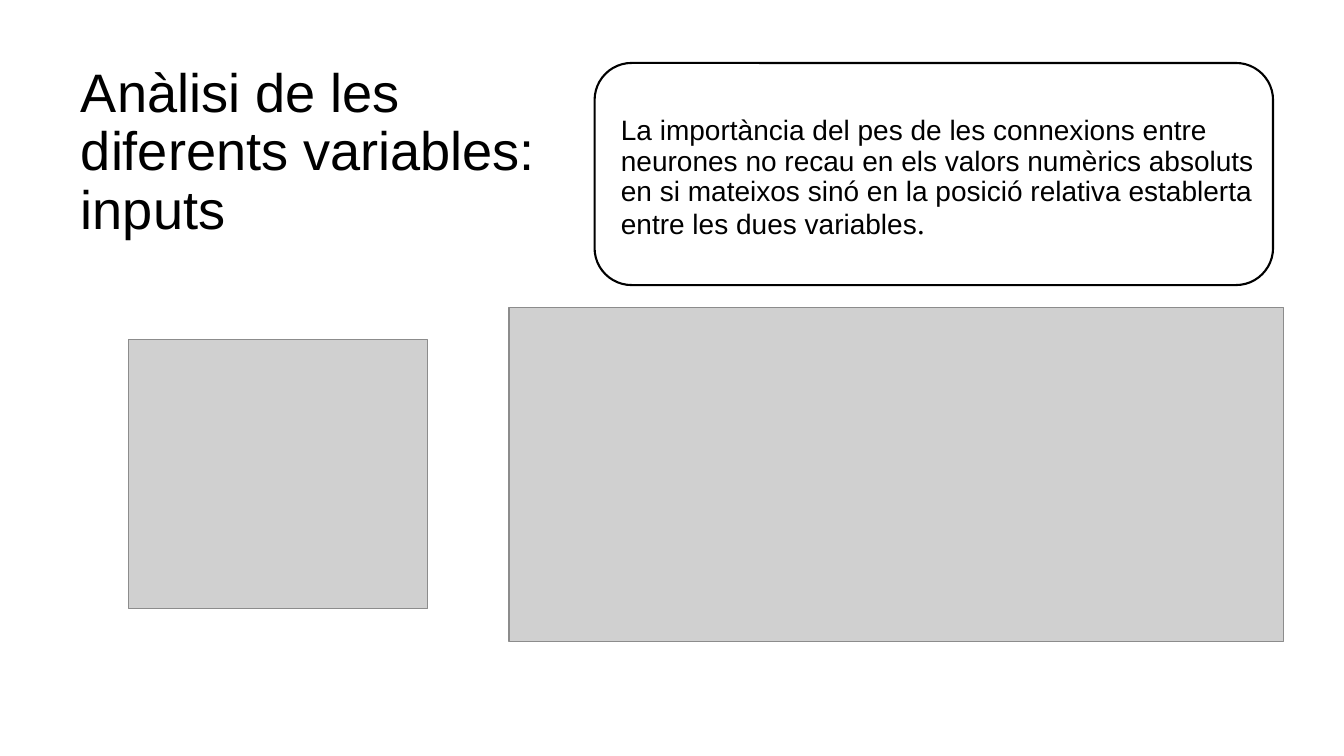
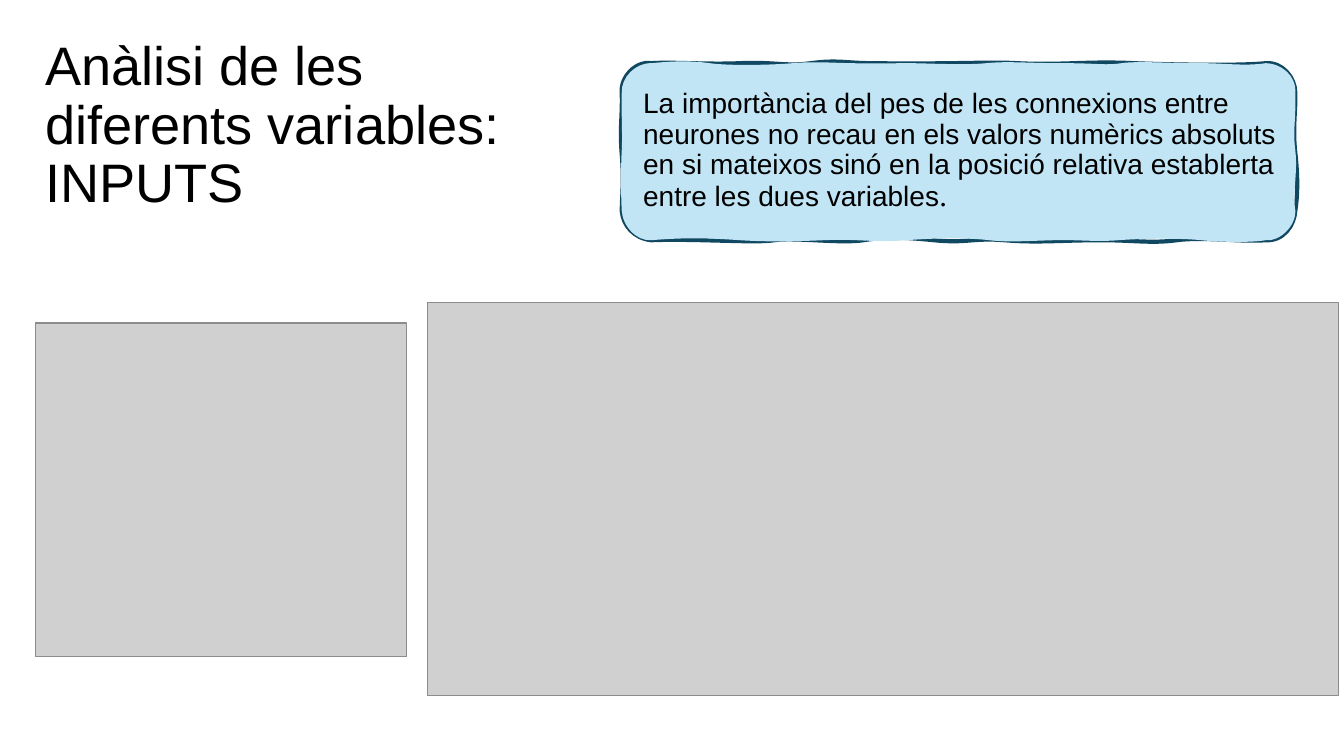
Before and after one commit to FerrerJan/Treball-de-Recerca-IA, a slide deck: slide 61 of TR_ESCRIT/PPT.pptx (slide 57 before the commit). Drawn at 1344x756 pixels with LibreOffice and Linux fonts; fonts in the diff are those of the drawing; grey boxes stand for pictures. Boxes give left, top, right and bottom in pixels: in the first picture for what was removed or moved away, otherwise in the second. Text is boxed around its words. In the diff, an @@ line names an element or a change of style, - is before the commit and + after.

```diff
--- a/TR_ESCRIT/PPT.pptx
+++ b/TR_ESCRIT/PPT.pptx
@@ title at box(45, 45, 500, 203): text changed @@
-Anàlisi de les diferents variables: inputs
+Anàlisi de les diferents variables: INPUTS
@@ text "La importància del pes de ...": place and size @@
-text "La importància del pes de ..." at box(621, 119, 1253, 235)
+text "La importància del pes de ..." at box(643, 92, 1275, 207)
@@ rounded rectangle removed at box(595, 64, 1273, 285) @@
@@ freeform shape added at box(622, 64, 1296, 241), fill #C1E5F5, outline #104862 3 pt @@
@@ picture: place and size @@
-picture at box(129, 340, 429, 609)
+picture at box(35, 323, 406, 656)
@@ picture: place and size @@
-picture at box(509, 308, 1284, 642)
+picture at box(427, 302, 1338, 696)
```
Also in this commit, not shown: 42 other slides changed, 6 slides added.
